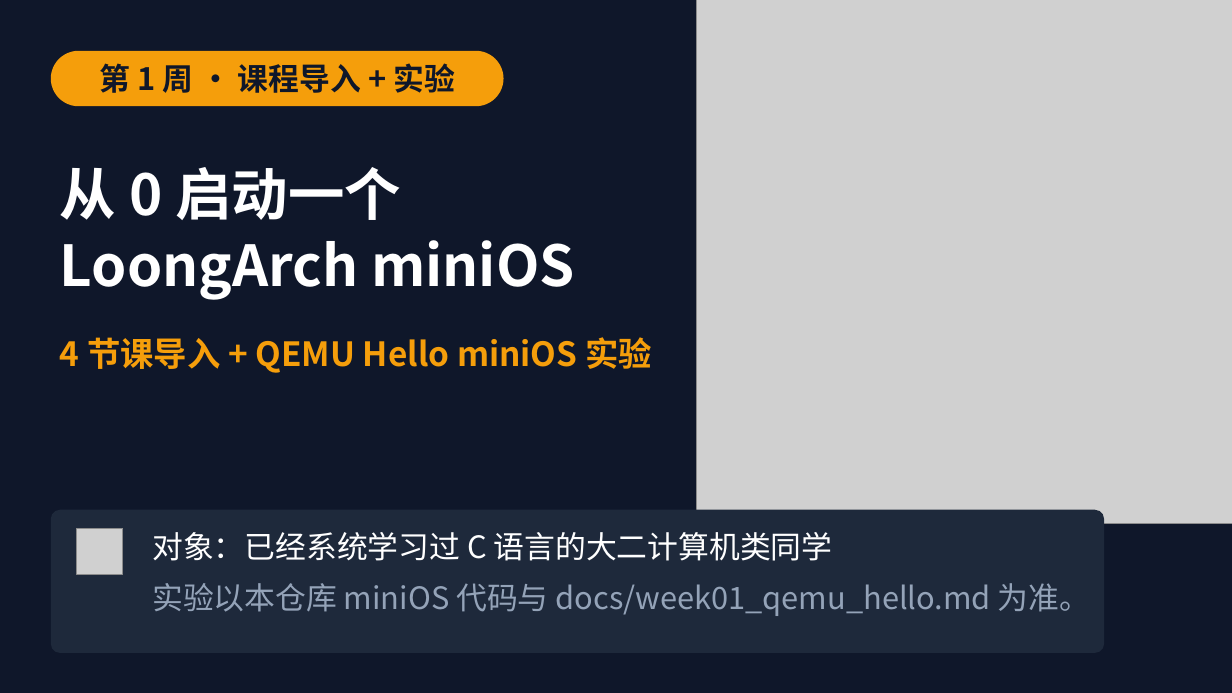
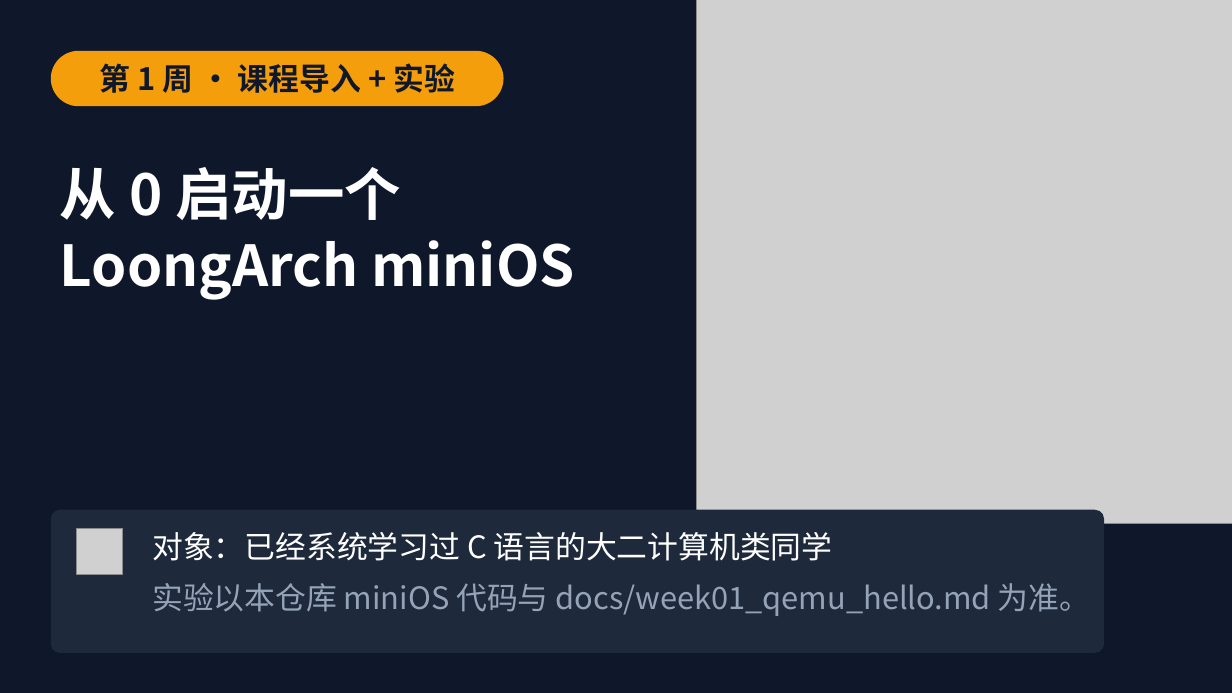
Before and after one commit to cxi218447-byte/miniOS, a slide deck: slide 1 of docs/week01/week01_qemu_hello_course.pptx. Drawn at 1232x693 pixels with LibreOffice and Linux fonts; fonts in the diff are those of the drawing; grey boxes stand for pictures. Boxes give left, top, right and bottom in pixels: in the first picture for what was removed or moved away, otherwise in the second. Text is boxed around its words. In the diff, an @@ line names an element or a change of style, - is before the commit and + after.

```diff
--- a/docs/week01/week01_qemu_hello_course.pptx
+++ b/docs/week01/week01_qemu_hello_course.pptx
@@ text removed at bbox=[60, 337, 653, 373] @@
-4 节课导入 + QEMU Hello miniOS 实验
```
Also in this commit, not shown: 32 other slides changed, 5 slides added, 2 slides removed, 16 other files.
